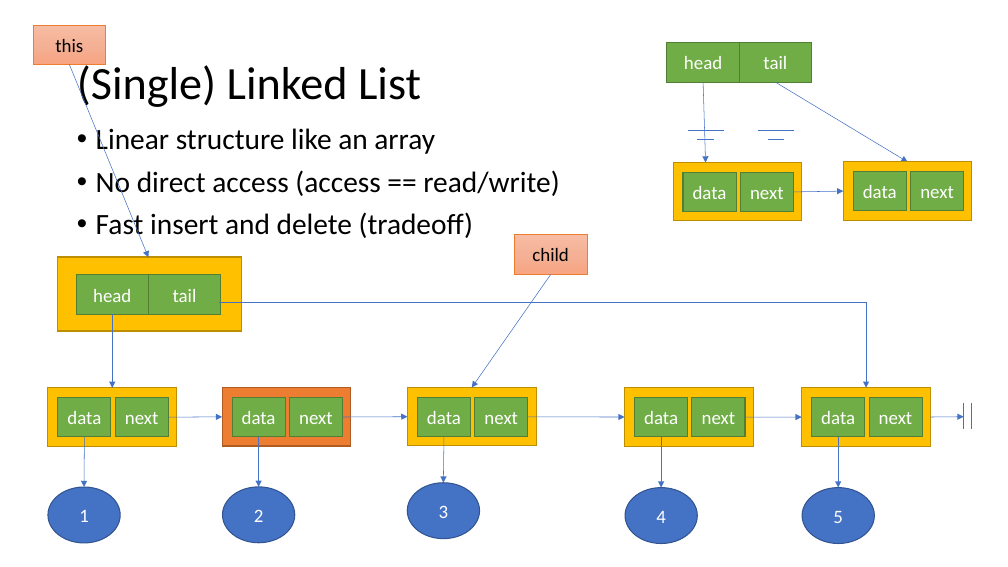
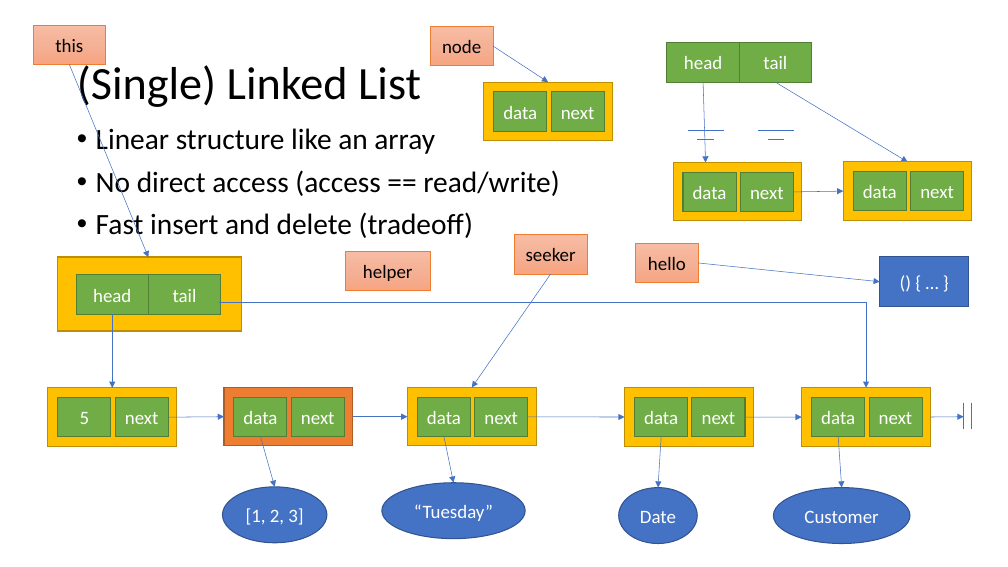
Before and after one commit to brianwhu/fun-in-js, a slide deck: slide 5 of documents/DataStructures.pptx. Drawn at 1008x567 pixels with LibreOffice and Linux fonts; fonts in the diff are those of the drawing. Boxes give left, top, right and bottom in pixels: in the first picture for what was removed or moved away, otherwise in the second. Text is boxed around its words. In the diff, an @@ line names an element or a change of style, - is before the commit and + after.

```diff
--- a/documents/DataStructures.pptx
+++ b/documents/DataStructures.pptx
@@ rectangle added at (x1=430, y1=26, x2=493, y2=66), fill gradient #F7BDA5 to #F5B196 to #F8A582, outline #ED7D31 0.5 pt, 18 pt, text #000000 @@
+node
@@ arrow added from (493, 46) to (548, 82), #4472C4 0.5 pt @@
@@ rectangle added at (x1=484, y1=82, x2=613, y2=141), fill #FFC000, outline #BD8E00 1 pt @@
@@ rectangle added at (x1=494, y1=91, x2=547, y2=131), fill #70AD47, outline #538035 1 pt, 18 pt, text #FFFFFF @@
+data
@@ rectangle added at (x1=551, y1=91, x2=604, y2=131), fill #70AD47, outline #538035 1 pt, 18 pt, text #FFFFFF @@
+next
@@ rectangle added at (x1=346, y1=251, x2=431, y2=290), fill gradient #F7BDA5 to #F5B196 to #F8A582, outline #ED7D31 0.5 pt, 18 pt, text #000000 @@
+helper
@@ text in rectangle at (x1=526, y1=248, x2=576, y2=261): text changed @@
-child
+seeker
@@ rectangle added at (x1=636, y1=243, x2=699, y2=283), fill gradient #F7BDA5 to #F5B196 to #F8A582, outline #ED7D31 0.5 pt, 18 pt, text #000000 @@
+hello
@@ arrow added from (699, 263) to (880, 282), #4472C4 0.5 pt @@
@@ rectangle added at (x1=880, y1=256, x2=969, y2=307), fill #4472C4, outline #325491 1 pt, 18 pt, text #FFFFFF @@
+() { … }
@@ text in rectangle at (x1=80, y1=412, x2=90, y2=424): text changed @@
-data
+5
@@ arrow moved from (343, 417) - (408, 417) to (353, 417) - (408, 417) @@
@@ arrow removed from (85, 437) to (84, 487) @@
@@ arrow moved from (259, 437) - (259, 487) to (261, 436) - (274, 487) @@
@@ arrow moved from (444, 436) - (444, 483) to (444, 436) - (454, 483) @@
@@ arrow moved from (662, 437) - (662, 488) to (662, 437) - (658, 488) @@
@@ arrow moved from (839, 437) - (839, 488) to (839, 437) - (842, 488) @@
@@ ellipse removed at (x1=48, y1=487, x2=120, y2=543) @@
-1
@@ ellipse "[1, 2, 3]" resized from (x1=222, y1=487, x2=295, y2=543) to (x1=222, y1=487, x2=327, y2=543) @@
@@ text in ellipse at (x1=246, y1=508, x2=303, y2=525): text changed @@
-2
+[1, 2, 3]
@@ ellipse "“Tuesday”" resized from (x1=408, y1=483, x2=480, y2=539) to (x1=382, y1=483, x2=526, y2=539) @@
@@ text in ellipse at (x1=414, y1=505, x2=493, y2=521): text changed @@
-3
+“Tuesday”
@@ ellipse "Date" resized from (x1=625, y1=488, x2=698, y2=544) to (x1=619, y1=488, x2=697, y2=544) @@
@@ ellipse "Customer" resized from (x1=802, y1=488, x2=875, y2=544) to (x1=774, y1=488, x2=910, y2=544) @@
@@ text in ellipse at (x1=640, y1=511, x2=676, y2=523): text changed @@
-4
+Date
@@ text in ellipse at (x1=804, y1=510, x2=878, y2=523): text changed @@
-5
+Customer
```
Also in this commit, not shown: 2 slides added, 1 other file.
